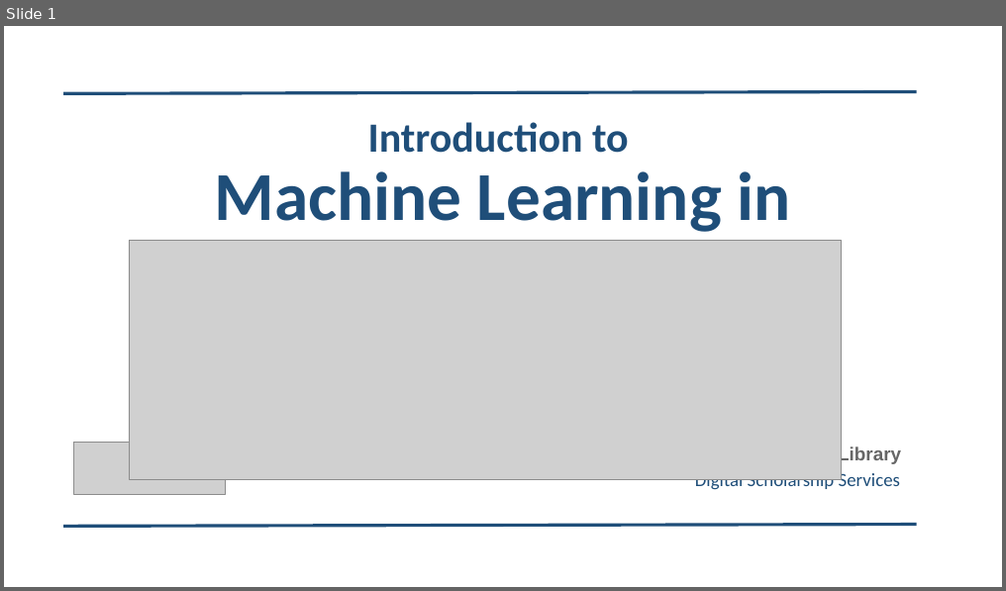
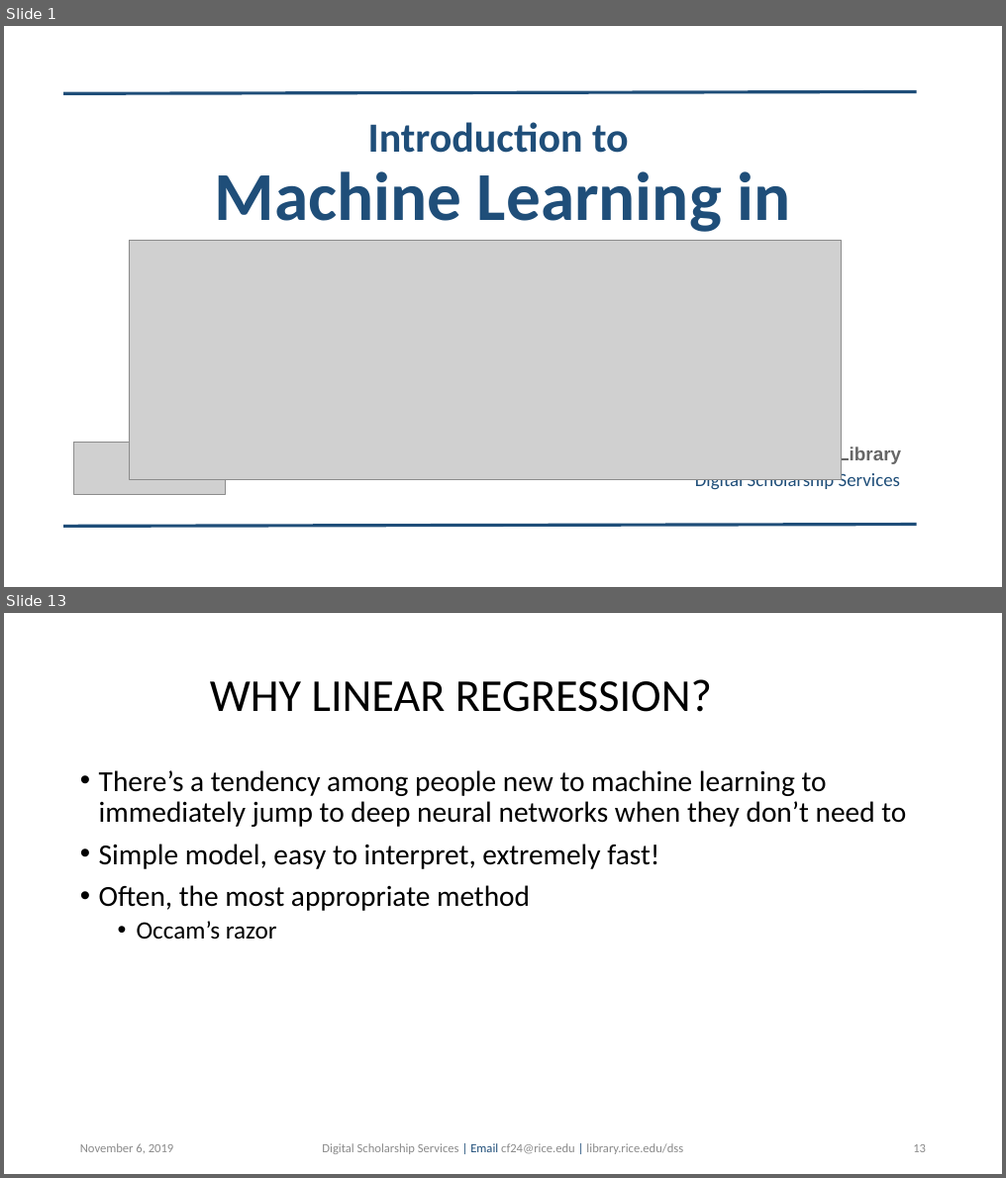
Before and after one commit to bakitybacon/rice-data-and-donuts, a slide deck: tf/Introduction to TensorFlow.pptx. Shown one above the other, each under a label of ours: slide 1 before the commit, slides 1 and 13 after it; the slides between them are not shown. The pictures are 1006x591 and 1006x1178 pixels, drawn with LibreOffice and Linux fonts; fonts in the diff are those of the drawing; grey boxes stand for pictures; background and template pictures are left out. Boxes give left, top, right and bottom in pixels: in the first picture for what was removed or moved away, otherwise in the second. Text is boxed around its words. In the diff, an @@ line names an element or a change of style, - is before the commit and + after.

```diff
--- a/tf/Introduction to TensorFlow.pptx
+++ b/tf/Introduction to TensorFlow.pptx
@@ slide 13 added at (4,613,1002,1174), background #FFFFFF @@
@@ title added at (210,679,712,712), 44 pt, text #000000 @@
+WHY LINEAR REGRESSION?
@@ text added at (99,770,906,940), 28 pt, text #000000 @@
+• There’s a tendency among people new to machine learning to immediately jump to deep neural networks when they don’t need to
+• Simple model, easy to interpret, extremely fast!
+• Often, the most appropriate method
+  • Occam’s razor
@@ text added at (80,1144,174,1154), 12 pt, text #8C8C8C @@
+November 6, 2019
@@ text added at (322,1144,683,1155), 12 pt, text #8C8C8C @@
+Digital Scholarship Services | Email cf24@rice.edu | library.rice.edu/dss
@@ page number added at (913,1145,926,1153), 12 pt, text #8C8C8C @@
+13
```
Also in this commit, not shown: 10 slides changed, 21 other slides added, 2 slides removed, 1 other file.
